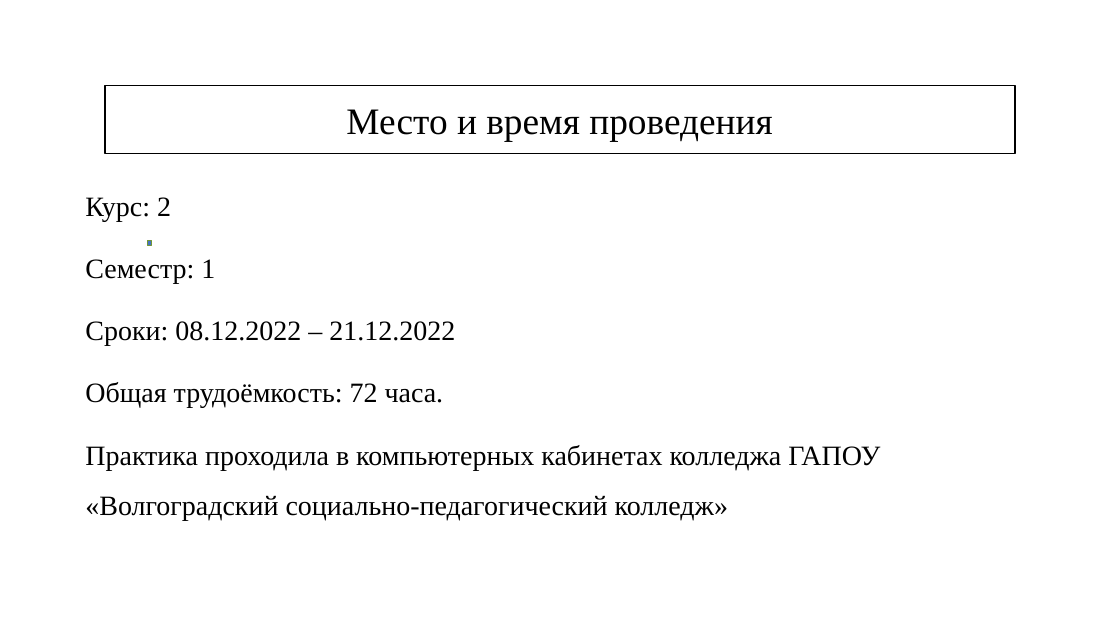
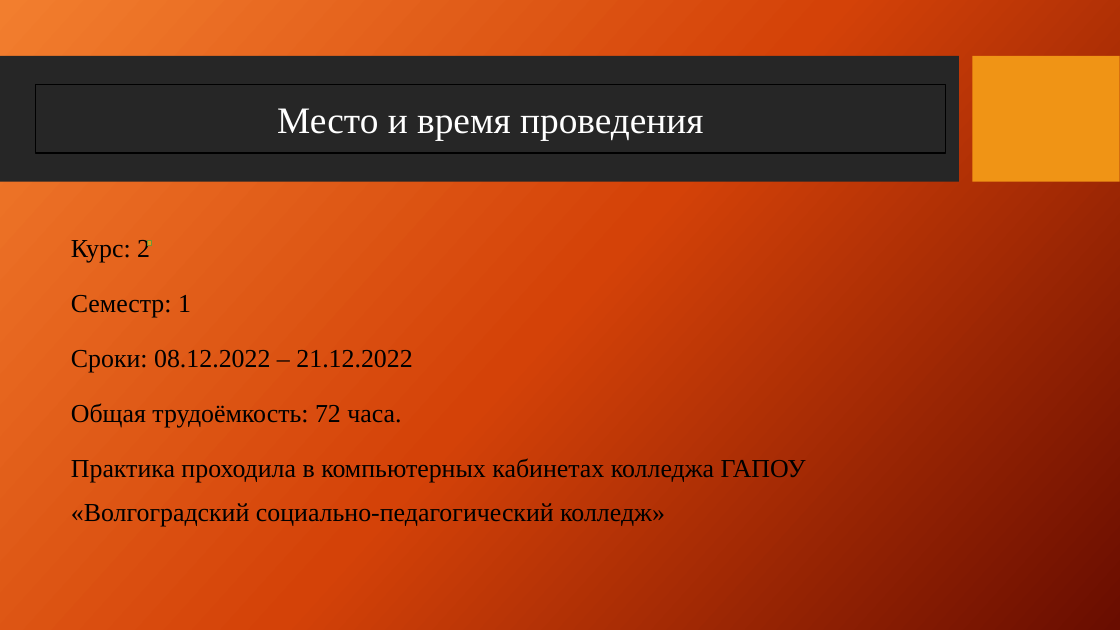
Before and after one commit to UlianovNikita/practic, a slide deck: slide 2 of Презентация по практике.pptx. Drawn at 1120x630 pixels with LibreOffice and Linux fonts; fonts in the diff are those of the drawing; background and template pictures are left out. Boxes give left, top, right and bottom in pixels: in the first picture for what was removed or moved away, otherwise in the second. Text is boxed around its words. In the diff, an @@ line names an element or a change of style, - is before the commit and + after.

```diff
--- a/Презентация по практике.pptx
+++ b/Презентация по практике.pptx
@@ background #FFFFFF to picture (left out) @@
@@ rectangle added at <box>0,56,959,182</box>, fill #262626 @@
@@ rectangle added at <box>973,56,1120,182</box>, fill #F09415 @@
@@ rectangle "Место и время проведения": place and size @@
-rectangle "Место и время проведения" at <box>105,86,1015,155</box>
+rectangle "Место и время проведения" at <box>35,85,945,154</box>
@@ rectangle "Место и время проведения" at <box>35,85,945,154</box>: text colour #000000 to #FFFFFF; fill #FFFFFF to none @@
@@ text "Курс: 2": place and size @@
-text "Курс: 2" at <box>85,197,880,520</box>
+text "Курс: 2" at <box>71,240,806,527</box>
@@ text "Курс: 2" at <box>71,240,806,527</box>: size 24 to 22.2 pt; line spacing 1.5 to 1.4 @@
@@ rectangle at <box>147,240,151,245</box>: fill #4472C4 to #F09415 @@
```
Also in this commit, not shown: 17 other slides changed.
